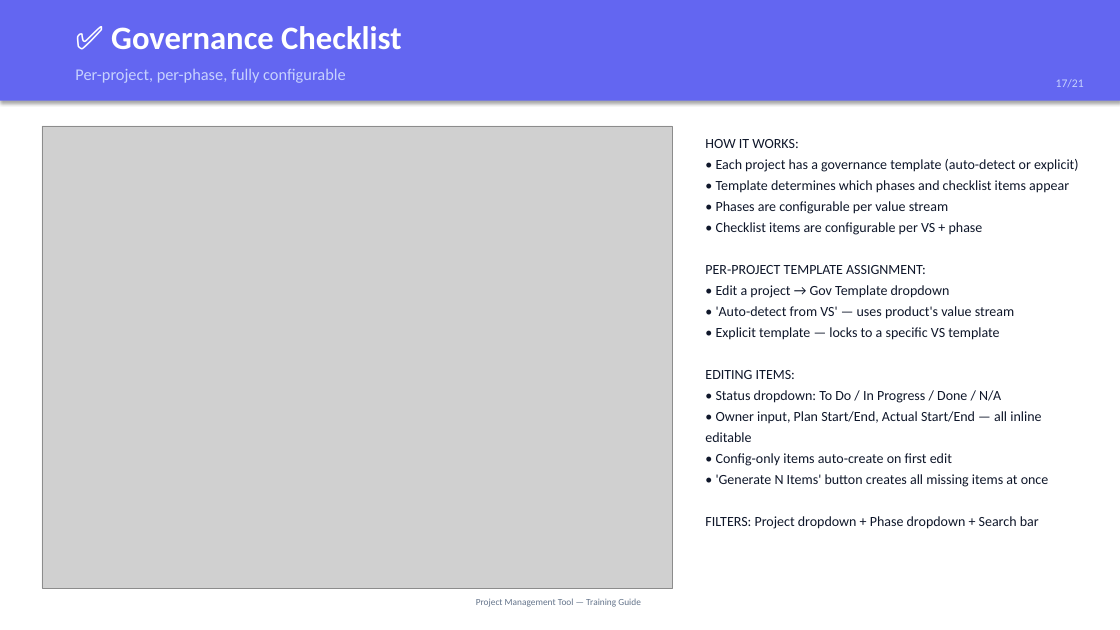
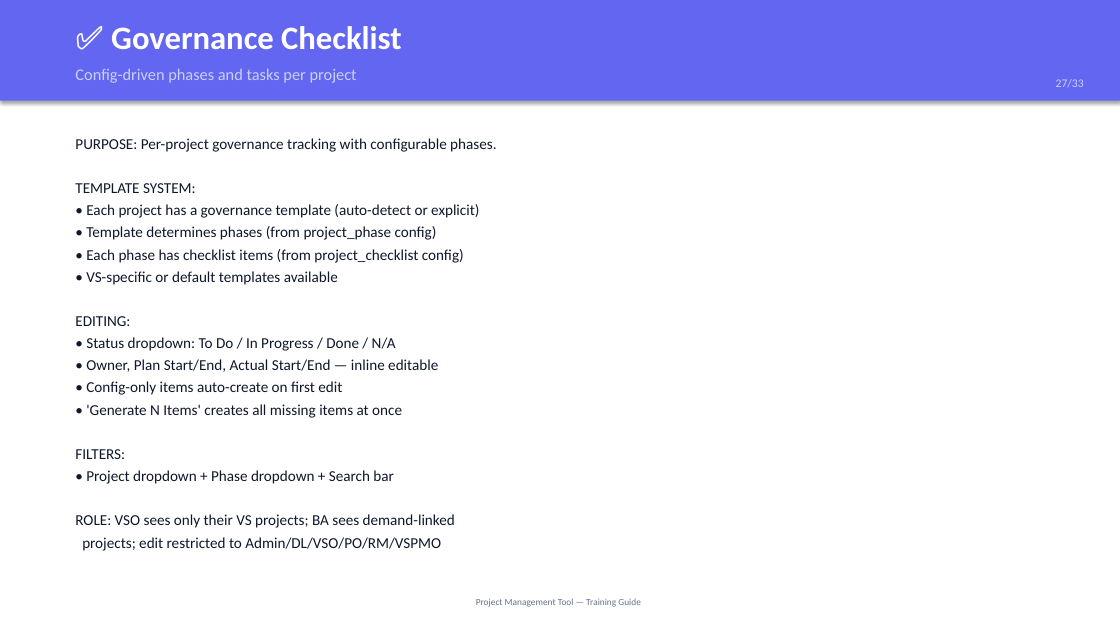
Before and after one commit to lusheng1123/project-management-tool-codeapp, a slide deck: slide 27 of Training-PM-Tool.pptx (slide 17 before the commit). Drawn at 1120x630 pixels with LibreOffice and Linux fonts; fonts in the diff are those of the drawing; grey boxes stand for pictures. Boxes give left, top, right and bottom in pixels: in the first picture for what was removed or moved away, otherwise in the second. Text is boxed around its words. In the diff, an @@ line names an element or a change of style, - is before the commit and + after.

Commit message:
feat: regenerate training PPT (33 slides)
Comprehensive training deck covering:
- Role matrix (8 roles × 18 tabs)
- 8 role deep-dives (permissions, restrictions)
- 17 page/functionality walkthroughs
- Project lock & requirement unlink feature
- Getting started quick reference
- All text-based (no screenshots)

```diff
--- a/Training-PM-Tool.pptx
+++ b/Training-PM-Tool.pptx
@@ text at (75, 69, 357, 83): text changed @@
-Per-project, per-phase, fully configurable
+Config-driven phases and tasks per project
@@ text at (1056, 79, 1084, 87): text changed @@
-17/21
+27/33
@@ picture removed at (42, 126, 672, 588) @@
@@ text at (75, 138, 496, 551): text changed; size 12 to 13 pt @@
-HOW IT WORKS:
-• Each project has a governance template (auto-detect or explicit)
-• Template determines which phases and checklist items appear
-• Phases are configurable per value stream
-• Checklist items are configurable per VS + phase
-PER-PROJECT TEMPLATE ASSIGNMENT:
-• Edit a project → Gov Template dropdown
-• 'Auto-detect from VS' — uses product's value stream
-• Explicit template — locks to a specific VS template
-EDITING ITEMS:
-• Status dropdown: To Do / In Progress / Done / N/A
-• Owner input, Plan Start/End, Actual Start/End — all inline editable
-• Config-only items auto-create on first edit
-• 'Generate N Items' button creates all missing items at once
-FILTERS: Project dropdown + Phase dropdown + Search bar
+PURPOSE: Per-project governance tracking with configurable phases.
+TEMPLATE SYSTEM:
+• Each project has a governance template (auto-detect or explicit)
+• Template determines phases (from project_phase config)
+• Each phase has checklist items (from project_checklist config)
+• VS-specific or default templates available
+EDITING:
+• Status dropdown: To Do / In Progress / Done / N/A
+• Owner, Plan Start/End, Actual Start/End — inline editable
+• Config-only items auto-create on first edit
+• 'Generate N Items' creates all missing items at once
+FILTERS:
+• Project dropdown + Phase dropdown + Search bar
+ROLE: VSO sees only their VS projects; BA sees demand-linked
+projects; edit restricted to Admin/DL/VSO/PO/RM/VSPMO
```
Also in this commit, not shown: 19 other slides changed, 13 slides added, 1 slide removed, 1 other file.
